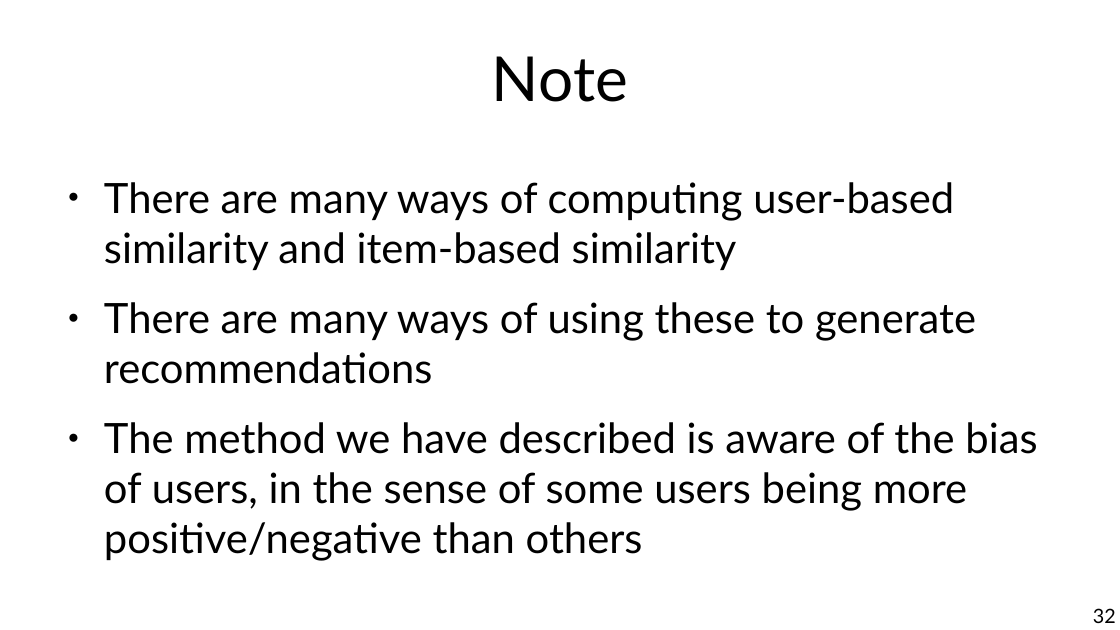
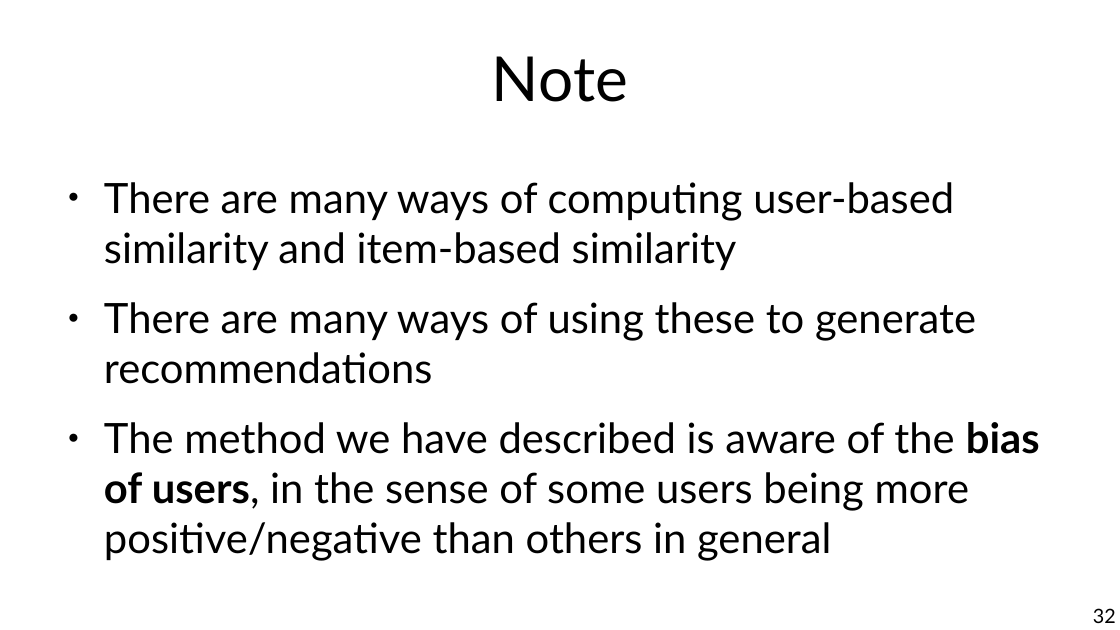
Before and after one commit to chatox/data-mining-course, a slide deck: slide 32 of theory/tt08_recommender_systems.odp. Drawn at 1120x630 pixels with LibreOffice and Linux fonts; fonts in the diff are those of the drawing. Boxes give left, top, right and bottom in pixels: in the first picture for what was removed or moved away, otherwise in the second. Text is boxed around its words. In the diff, an @@ line names an element or a change of style, - is before the commit and + after.

Commit message:
Ready

```diff
--- a/theory/tt08_recommender_systems.odp
+++ b/theory/tt08_recommender_systems.odp
@@ text at <box>104,422,1040,561</box>: text changed @@
-● The method we have described is aware of the bias of users, in the sense of some users being more positive/negative than others
+● The method we have described is aware of the bias of users, in the sense of some users being more positive/negative than others in general
```
Also in this commit, not shown: 10 other slides changed, 24 slides added, 1 slide removed.
